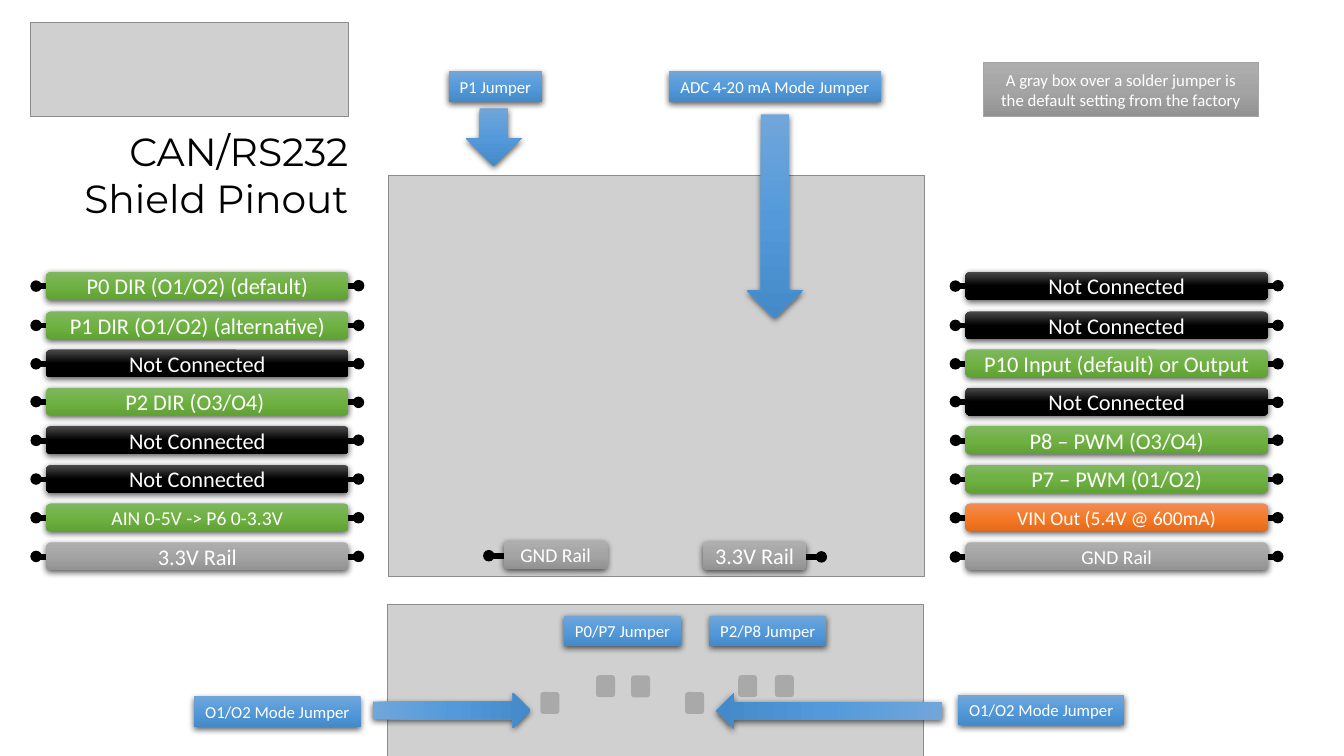
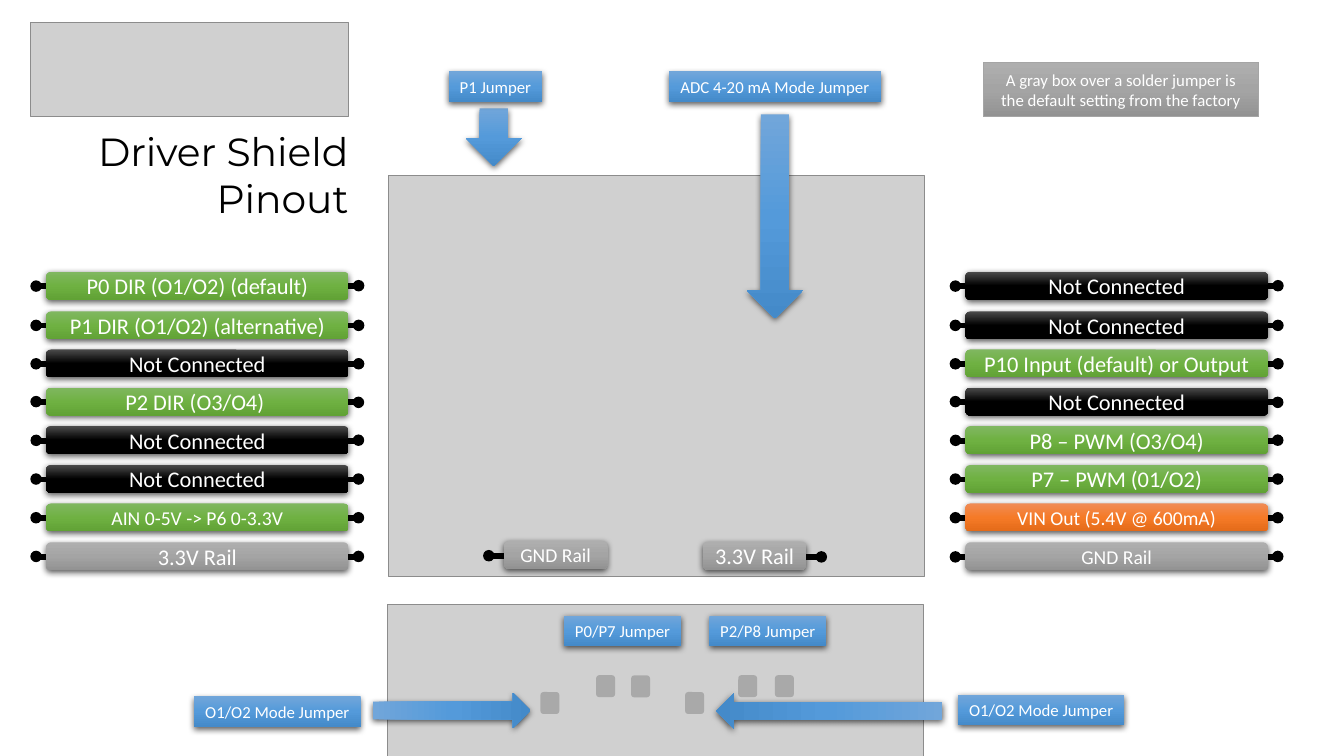
Before and after one commit to openmv/openmv-media, a slide deck: slide 1 of boards/driver-shield/driver-shield-pinout.pptx. Drawn at 1344x756 pixels with LibreOffice and Linux fonts; fonts in the diff are those of the drawing; grey boxes stand for pictures. Boxes give left, top, right and bottom in pixels: in the first picture for what was removed or moved away, otherwise in the second. Text is boxed around its words. In the diff, an @@ line names an element or a change of style, - is before the commit and + after.

Commit message:
More pinouts

```diff
--- a/boards/driver-shield/driver-shield-pinout.pptx
+++ b/boards/driver-shield/driver-shield-pinout.pptx
@@ text at (98,137,349,214): text changed @@
-CAN/RS232
-Shield Pinout
+Driver Shield
+Pinout
```
Also in this commit, not shown: 4 other files.
